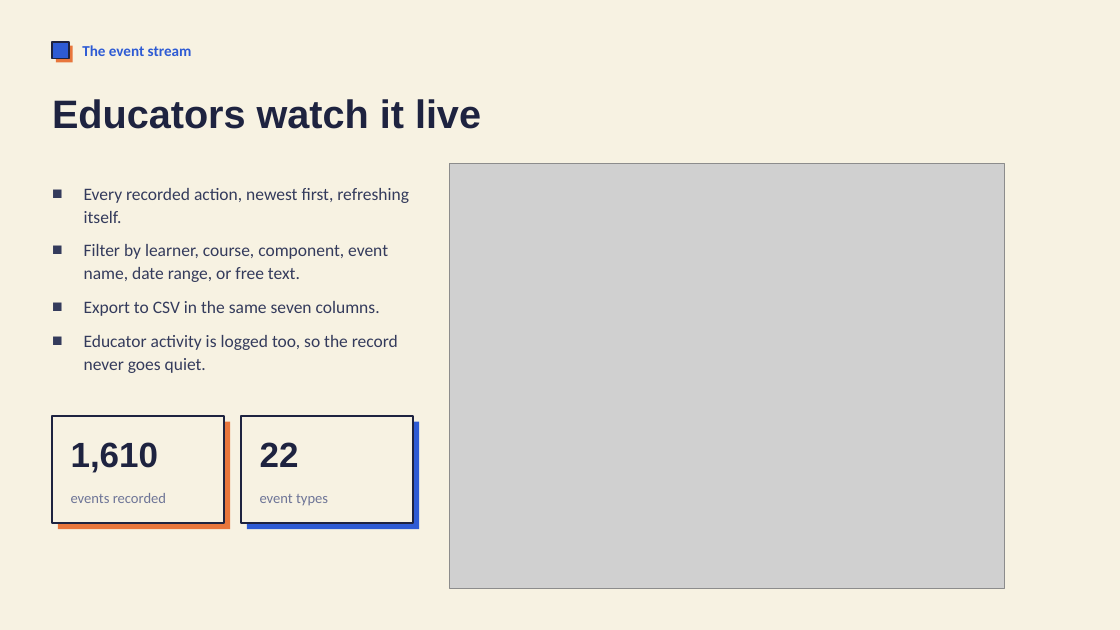
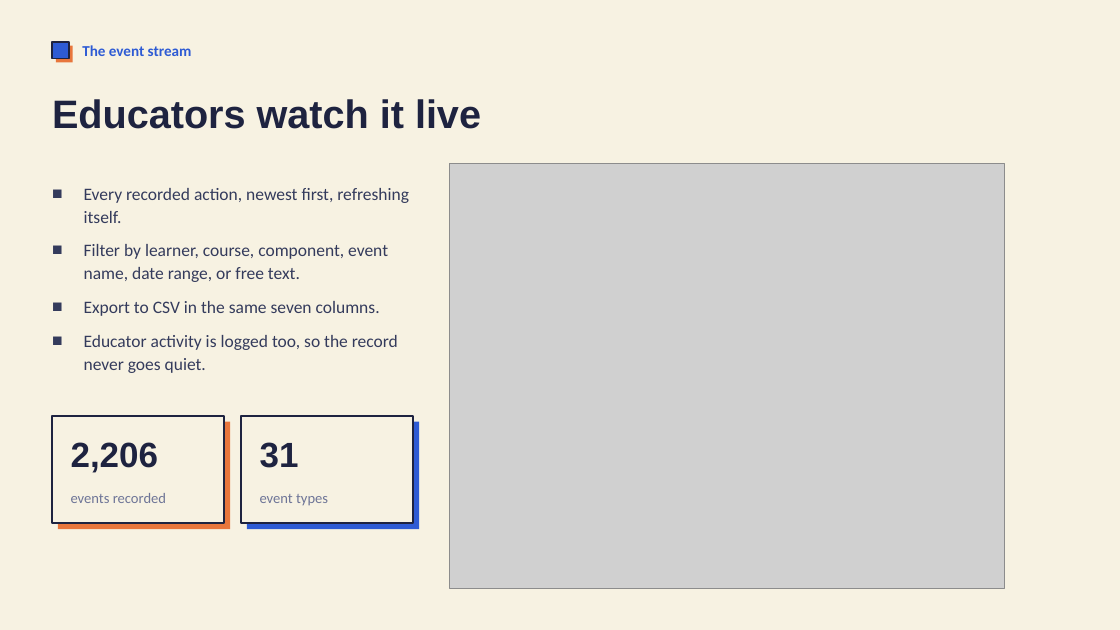
Before and after one commit to ndstab/lumen, a slide deck: slide 10 of docs/presentation.pptx. Drawn at 1120x630 pixels with LibreOffice and Linux fonts; fonts in the diff are those of the drawing; grey boxes stand for pictures. Boxes give left, top, right and bottom in pixels: in the first picture for what was removed or moved away, otherwise in the second. Text is boxed around its words. In the diff, an @@ line names an element or a change of style, - is before the commit and + after.

```diff
--- a/docs/presentation.pptx
+++ b/docs/presentation.pptx
@@ text at box(71, 442, 159, 473): text changed @@
-1,610
+2,206
@@ text at box(260, 442, 299, 468): text changed @@
-22
+31
```
Also in this commit, not shown: 8 other slides changed, 1 slide removed, 3 other files.
